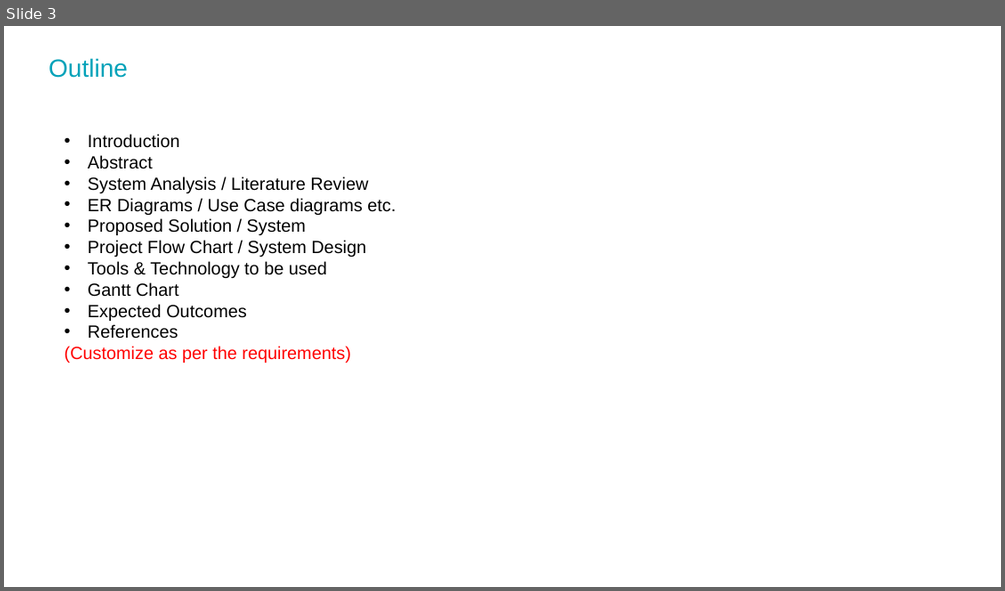
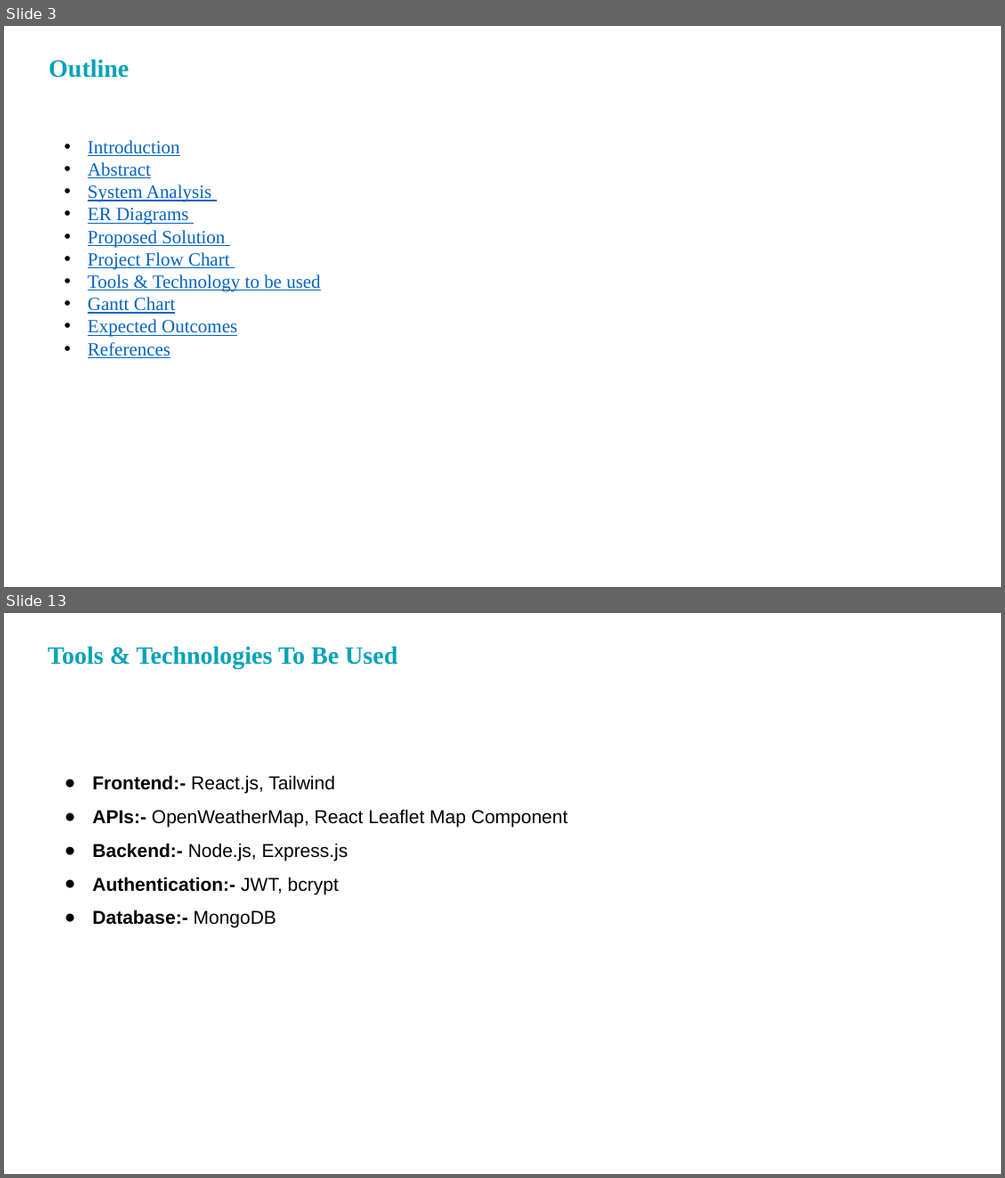
Before and after one commit to mkaria2013/Weather_Forecast_App, a slide deck: Project Documation/PPT Format.pptx. Shown one above the other, each under a label of ours: slide 3 before the commit, slides 3 and 13 after it; the slides between them are not shown. The pictures are 1005x591 and 1005x1178 pixels, drawn with LibreOffice and Linux fonts; fonts in the diff are those of the drawing; background and template pictures are left out. Boxes give left, top, right and bottom in pixels: in the first picture for what was removed or moved away, otherwise in the second. Text is boxed around its words. In the diff, an @@ line names an element or a change of style, - is before the commit and + after.

```diff
--- a/Project Documation/PPT Format.pptx
+++ b/Project Documation/PPT Format.pptx
@@ slide 13 added at bbox=[4, 613, 1001, 1174], background picture (left out) @@
@@ title added at bbox=[48, 646, 397, 669], 24 pt, text #04A2B9, bold @@
+Tools & Technologies To Be Used
@@ text added at bbox=[92, 775, 568, 928], 18 pt, text #000000 @@
+● Frontend:- React.js, Tailwind
+● APIs:- OpenWeatherMap, React Leaflet Map Component
+● Backend:- Node.js, Express.js
+● Authentication:- JWT, bcrypt
+● Database:- MongoDB
@@ slide 3 changed as well @@
@@ title "Outline" at bbox=[48, 59, 129, 78]: font Arial to Times New Roman, bold on @@
@@ text at bbox=[88, 140, 320, 358]: size 17 to 18 pt, font Arial to Times New Roman, text colour #000000 to #0563C1, underline on in "Introduction", "Abstract", "Tools & Technology to be used", "Gantt Chart" and 2 more places; indent changed @@
@@ text at bbox=[88, 184, 230, 270]: text changed; size 17 to 18 pt; font Arial to Times New Roman; text colour #000000 to #0563C1 @@
-• System Analysis / Literature Review
-• ER Diagrams / Use Case diagrams etc.
-• Proposed Solution / System
-• Project Flow Chart / System Design
+• System Analysis
+• ER Diagrams
+• Proposed Solution
+• Project Flow Chart
@@ text at bbox=[65, 346, 350, 362]: paragraph removed @@
-(Customize as per the requirements)
```
Also in this commit, not shown: 16 other slides added, 3 slides removed.
